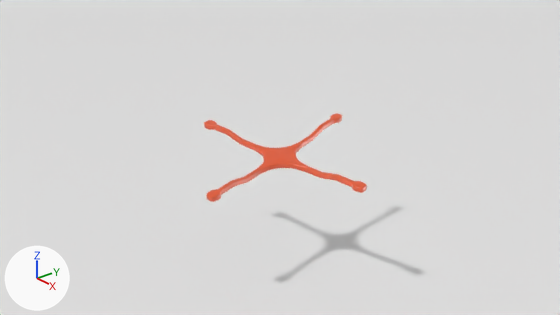
One commit to the Blender file quad_model.blend: the scene before it, then after it.
The view is the same before and after, from the file's camera 'Camera'. Arrows for +X, +Y and +Z are at lower left; the lights stay in place.

The first picture shows 'Plane', 'QuadFrame'.
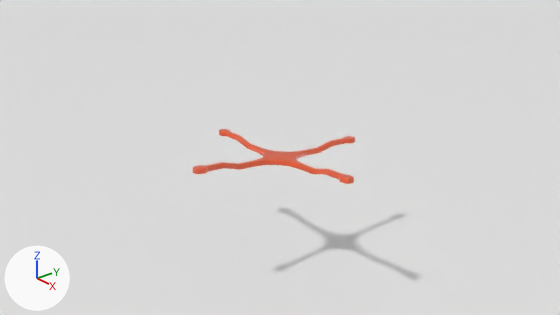
Location of each change, (x1, y1, x2, y2) in pixels of the pictures (560 x 315 px):
'QuadFrame', moved, turned: before (204, 113, 367, 202); after (193, 129, 355, 184)

Patch to the scene script:
```diff
--- a/quad_model.blend.py
+++ b/quad_model.blend.py
@@ ob_quadframe @@
 ob_quadframe = bpy.data.objects.new('QuadFrame', me_cube)
-ob_quadframe.location = (0.0, 0.0, 1.0)
+ob_quadframe.location = (0.0, 0.0, 0.995)
 ob_quadframe.rotation_mode = 'ZYX'
-ob_quadframe.rotation_euler = (0.0917, 0.101, 0.198)  # degrees (5.3, 5.8, 11)
+ob_quadframe.rotation_euler = (-0.0968, -0.0677, -0.00164)  # degrees (-5.5, -3.9, -0.1)
 _m = ob_quadframe.modifiers.new('Bevel', 'BEVEL')
```
